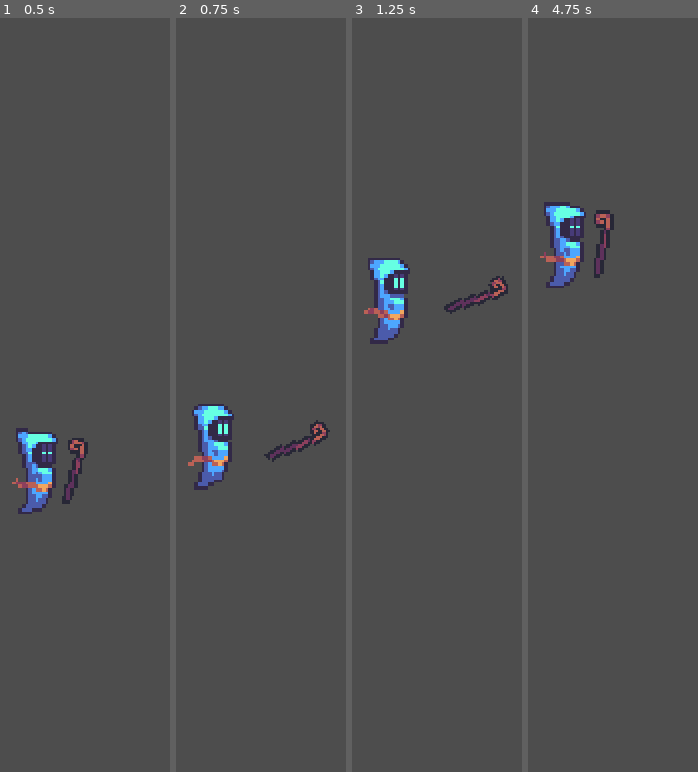
Above: before the commit, frames 1-4 (left to right).
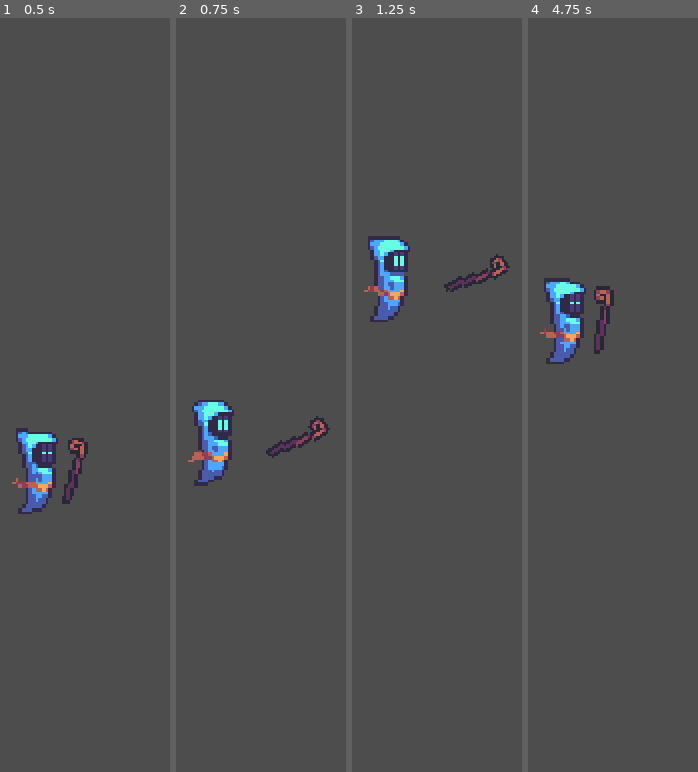
Above: after the commit, the same moments.

Repository: teojonsater/wizard-bottle
Game: Godot game, scene res://stages/clouds_level.tscn
Two runs of this game, one before a commit and one after it. Both use one fixed random seed, a clock stepped at 60 frames per second and the inputs below.
Inputs:
- Up to frame 1 (0.5 s): no input
- Up to frame 2 (0.75 s): hold W (player_up) from 0.53 s (still down); hold Space (player_cast) from 0.53 s (still down)
- Up to frame 3 (1.25 s): keep holding W (player_up); keep holding Space (player_cast)
- Up to frame 4 (4.75 s): release W (player_up) at 1.28 s; release Space (player_cast) at 1.28 s; hold S (player_down) 1.28-2.03 s; tap Space (player_cast) at 1.35, 2.85, 4.35 s; hold Space (player_cast) 2.03-2.78 s; hold W (player_up) 2.03-3.53 s; hold Space (player_cast) 3.53-4.28 s; hold S (player_down) from 3.53 s (still down)

Frame 1 is identical in both runs. In frame 2, 1.9% of the frame differs, in the area x 7-91%, y 50-63%; in frame 3, 3.9%; in frame 4, 5.4%, in the area x 7-51%, y 24-46%.

Commit message:
Wizard kan inte längre röra sig utanför fönstret

Diff:
--- a/entities/characters/wizard/wizard.gd
+++ b/entities/characters/wizard/scripts/wizard.gd
@@ -1,7 +1,7 @@
 extends CharacterBody2D
 
-const ACCELERATION := 300.0
-const MAX_SPEED := 90.0
+const ACCELERATION := 350.0
+const MAX_SPEED := 100.0
 
 signal cast
 
--- a/entities/characters/wizard/wizard.tscn
+++ b/entities/characters/wizard/wizard.tscn
@@ -1,17 +1,17 @@
 [gd_scene load_steps=15 format=3 uid="uid://cvxajf34j0ai8"]
 
-[ext_resource type="Script" path="res://entities/characters/wizard/wizard.gd" id="1_2vklt"]
-[ext_resource type="Texture2D" uid="uid://3m00ft3f0wdk" path="res://entities/characters/wizard/wizard_idle_1.png" id="1_ouqmo"]
-[ext_resource type="Texture2D" uid="uid://dugd6tpibjky" path="res://entities/characters/wizard/wizard_idle_2.png" id="2_5ud4j"]
-[ext_resource type="Texture2D" uid="uid://dpljyh2crd4ft" path="res://entities/characters/wizard/wizard_idle_3.png" id="3_s3g4u"]
-[ext_resource type="Texture2D" uid="uid://cblpeu2xuoisj" path="res://entities/characters/wizard/wizard_idle_4.png" id="4_flutn"]
-[ext_resource type="Texture2D" uid="uid://c3of1cqvv1xl7" path="res://entities/characters/wizard/wizard_idle_5.png" id="5_mdffl"]
-[ext_resource type="Texture2D" uid="uid://cj2u01yl3wlvy" path="res://entities/characters/wizard/wizard_idle_6.png" id="6_4vbd7"]
-[ext_resource type="Texture2D" uid="uid://bolcliw2e2l37" path="res://entities/characters/wizard/wizard_idle_7.png" id="7_bqiqt"]
-[ext_resource type="Texture2D" uid="uid://bj01spfm4f1yv" path="res://entities/characters/wizard/wizard_idle_8.png" id="8_dlsaa"]
-[ext_resource type="Texture2D" uid="uid://c3mowp1rssovw" path="res://entities/characters/wizard/wizard_idle_9.png" id="9_0b0el"]
-[ext_resource type="Texture2D" uid="uid://ctki4ufswrlfc" path="res://entities/characters/wizard/wizard_staff.png" id="10_ia7nc"]
-[ext_resource type="Script" path="res://entities/characters/wizard/staff.gd" id="11_rhmpq"]
+[ext_resource type="Script" path="res://entities/characters/wizard/scripts/wizard.gd" id="1_2vklt"]
+[ext_resource type="Texture2D" uid="uid://3m00ft3f0wdk" path="res://entities/characters/wizard/sprites/wizard_idle_1.png" id="1_ouqmo"]
+[ext_resource type="Texture2D" uid="uid://dugd6tpibjky" path="res://entities/characters/wizard/sprites/wizard_idle_2.png" id="2_5ud4j"]
+[ext_resource type="Texture2D" uid="uid://dpljyh2crd4ft" path="res://entities/characters/wizard/sprites/wizard_idle_3.png" id="3_s3g4u"]
+[ext_resource type="Texture2D" uid="uid://cblpeu2xuoisj" path="res://entities/characters/wizard/sprites/wizard_idle_4.png" id="4_flutn"]
+[ext_resource type="Texture2D" uid="uid://c3of1cqvv1xl7" path="res://entities/characters/wizard/sprites/wizard_idle_5.png" id="5_mdffl"]
+[ext_resource type="Texture2D" uid="uid://cj2u01yl3wlvy" path="res://entities/characters/wizard/sprites/wizard_idle_6.png" id="6_4vbd7"]
+[ext_resource type="Texture2D" uid="uid://bolcliw2e2l37" path="res://entities/characters/wizard/sprites/wizard_idle_7.png" id="7_bqiqt"]
+[ext_resource type="Texture2D" uid="uid://bj01spfm4f1yv" path="res://entities/characters/wizard/sprites/wizard_idle_8.png" id="8_dlsaa"]
+[ext_resource type="Texture2D" uid="uid://c3mowp1rssovw" path="res://entities/characters/wizard/sprites/wizard_idle_9.png" id="9_0b0el"]
+[ext_resource type="Texture2D" uid="uid://ctki4ufswrlfc" path="res://entities/characters/wizard/sprites/wizard_staff.png" id="10_ia7nc"]
+[ext_resource type="Script" path="res://entities/characters/wizard/scripts/staff.gd" id="11_rhmpq"]
 
 [sub_resource type="SpriteFrames" id="SpriteFrames_sef86"]
 animations = [{
--- a/stages/clouds_level.tscn
+++ b/stages/clouds_level.tscn
@@ -1,8 +1,11 @@
-[gd_scene load_steps=2 format=3 uid="uid://bop3ksel7xnos"]
+[gd_scene load_steps=3 format=3 uid="uid://bop3ksel7xnos"]
 
 [ext_resource type="PackedScene" uid="uid://cvxajf34j0ai8" path="res://entities/characters/wizard/wizard.tscn" id="1_noex7"]
+[ext_resource type="PackedScene" uid="uid://doa5g1lbt6374" path="res://stages/stage_colliders.tscn" id="2_aovtm"]
 
 [node name="CloudsLevel" type="Node2D"]
 
 [node name="Wizard" parent="." instance=ExtResource("1_noex7")]
 position = Vector2(40, 135)
+
+[node name="StageColliders" parent="." instance=ExtResource("2_aovtm")]
--- /dev/null
+++ b/stages/stage_colliders.tscn
@@ -0,0 +1,14 @@
+[gd_scene load_steps=2 format=3 uid="uid://doa5g1lbt6374"]
+
+[sub_resource type="WorldBoundaryShape2D" id="WorldBoundaryShape2D_87wyt"]
+
+[node name="Stage colliders" type="StaticBody2D"]
+
+[node name="Upper bundary" type="CollisionShape2D" parent="."]
+position = Vector2(240, 0)
+rotation = -3.14159
+shape = SubResource("WorldBoundaryShape2D_87wyt")
+
+[node name="Lower boundary" type="CollisionShape2D" parent="."]
+position = Vector2(240, 270)
+shape = SubResource("WorldBoundaryShape2D_87wyt")
Renamed: entities/characters/wizard/staff.gd -> entities/characters/wizard/scripts/staff.gd
Renamed: entities/characters/wizard/wizard_idle_1.png -> entities/characters/wizard/sprites/wizard_idle_1.png
Not shown, changed: entities/characters/wizard/sprites/wizard_idle_1.png.import
Renamed: entities/characters/wizard/wizard_idle_2.png -> entities/characters/wizard/sprites/wizard_idle_2.png
Not shown, changed: entities/characters/wizard/sprites/wizard_idle_2.png.import
Renamed: entities/characters/wizard/wizard_idle_3.png -> entities/characters/wizard/sprites/wizard_idle_3.png
Not shown, changed: entities/characters/wizard/sprites/wizard_idle_3.png.import
Renamed: entities/characters/wizard/wizard_idle_4.png -> entities/characters/wizard/sprites/wizard_idle_4.png
Not shown, changed: entities/characters/wizard/sprites/wizard_idle_4.png.import
Renamed: entities/characters/wizard/wizard_idle_5.png -> entities/characters/wizard/sprites/wizard_idle_5.png
Not shown, changed: entities/characters/wizard/sprites/wizard_idle_5.png.import
Renamed: entities/characters/wizard/wizard_idle_6.png -> entities/characters/wizard/sprites/wizard_idle_6.png
(and 9 more such lines)
